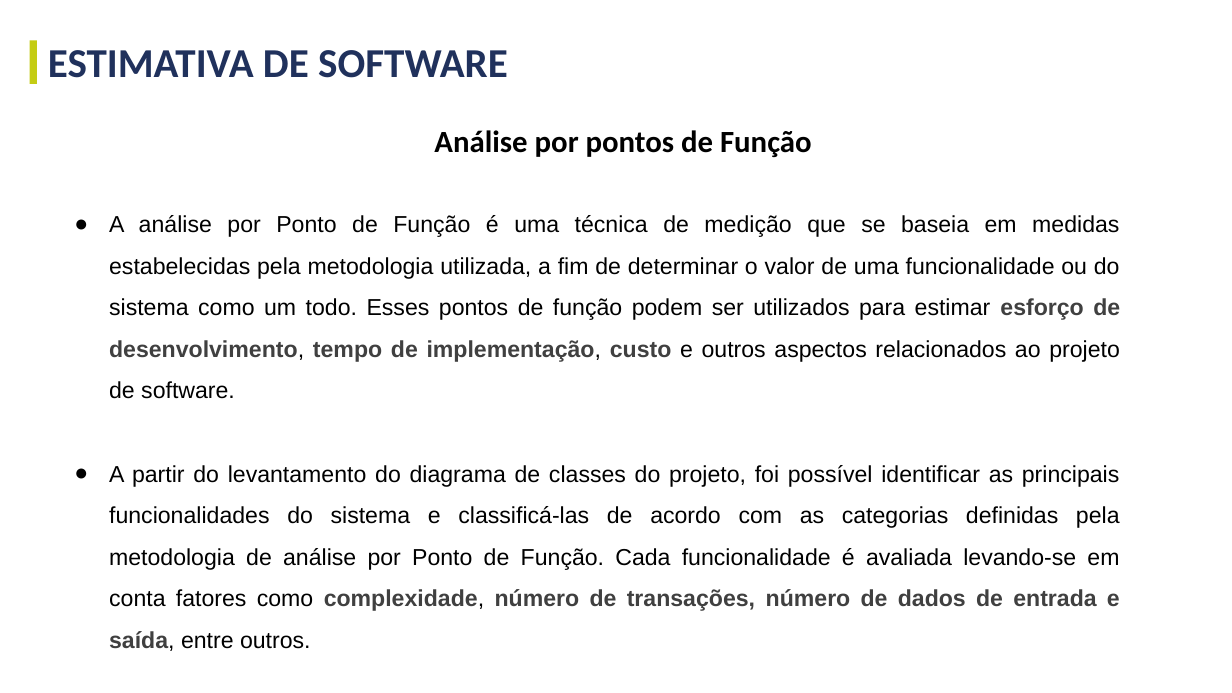
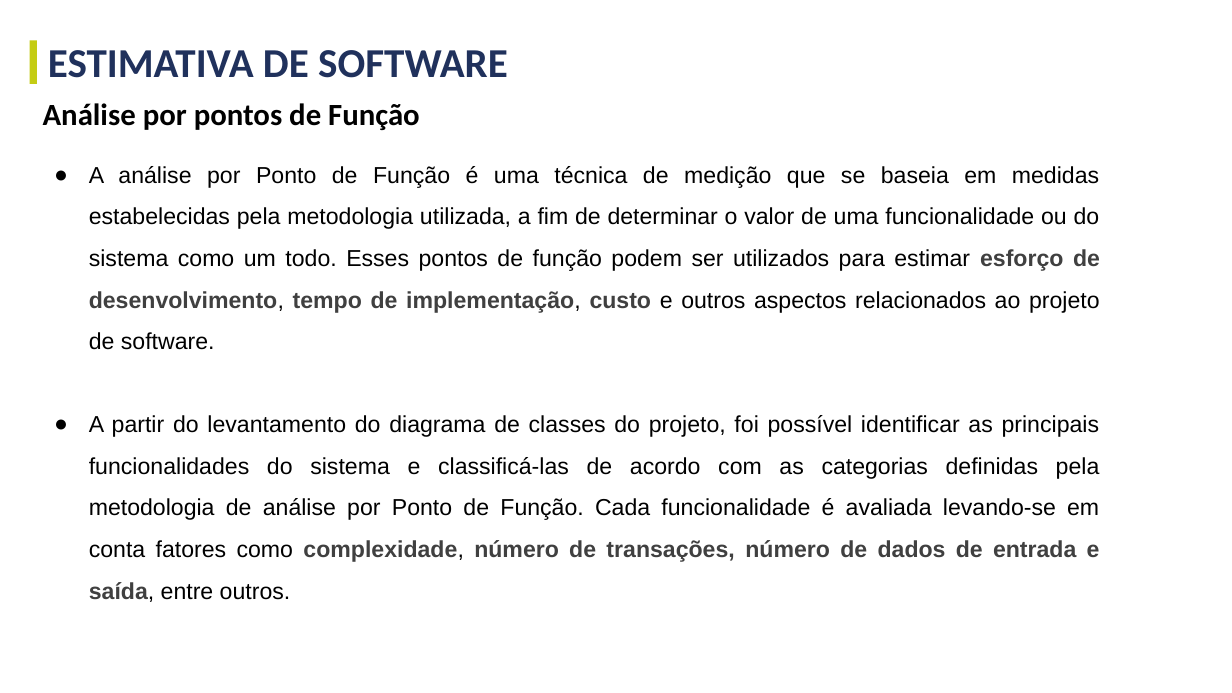
Before and after one commit to GustavoGinoTerezo/projetos-faculdade, a slide deck: slide 14 of terceiro-semestre/documentacao-e-templates/gestao-e-qualidade-de-software/Gestão e Qualidade de SW - Projeto A3 - Template.pptx (slide 13 before the commit). Drawn at 1232x693 pixels with LibreOffice and Linux fonts; fonts in the diff are those of the drawing. Boxes give left, top, right and bottom in pixels: in the first picture for what was removed or moved away, otherwise in the second. Text is boxed around its words. In the diff, an @@ line names an element or a change of style, - is before the commit and + after.

```diff
--- a/terceiro-semestre/documentacao-e-templates/gestao-e-qualidade-de-software/Gestão e Qualidade de SW - Projeto A3 - Template.pptx
+++ b/terceiro-semestre/documentacao-e-templates/gestao-e-qualidade-de-software/Gestão e Qualidade de SW - Projeto A3 - Template.pptx
@@ text "Análise por pontos de Função": place and size @@
-text "Análise por pontos de Função" at (434,130,812,157)
+text "Análise por pontos de Função" at (43,103,420,130)
@@ text "Análise por pontos de Função" at (43,103,420,130): alignment centre to left @@
@@ text "A análise por Ponto de ...": place and size @@
-text "A análise por Ponto de ..." at (109,215,1120,651)
+text "A análise por Ponto de ..." at (89,166,1100,602)
```
Also in this commit, not shown: 19 other slides changed, 3 slides added, 1 slide removed, 5 other files.
